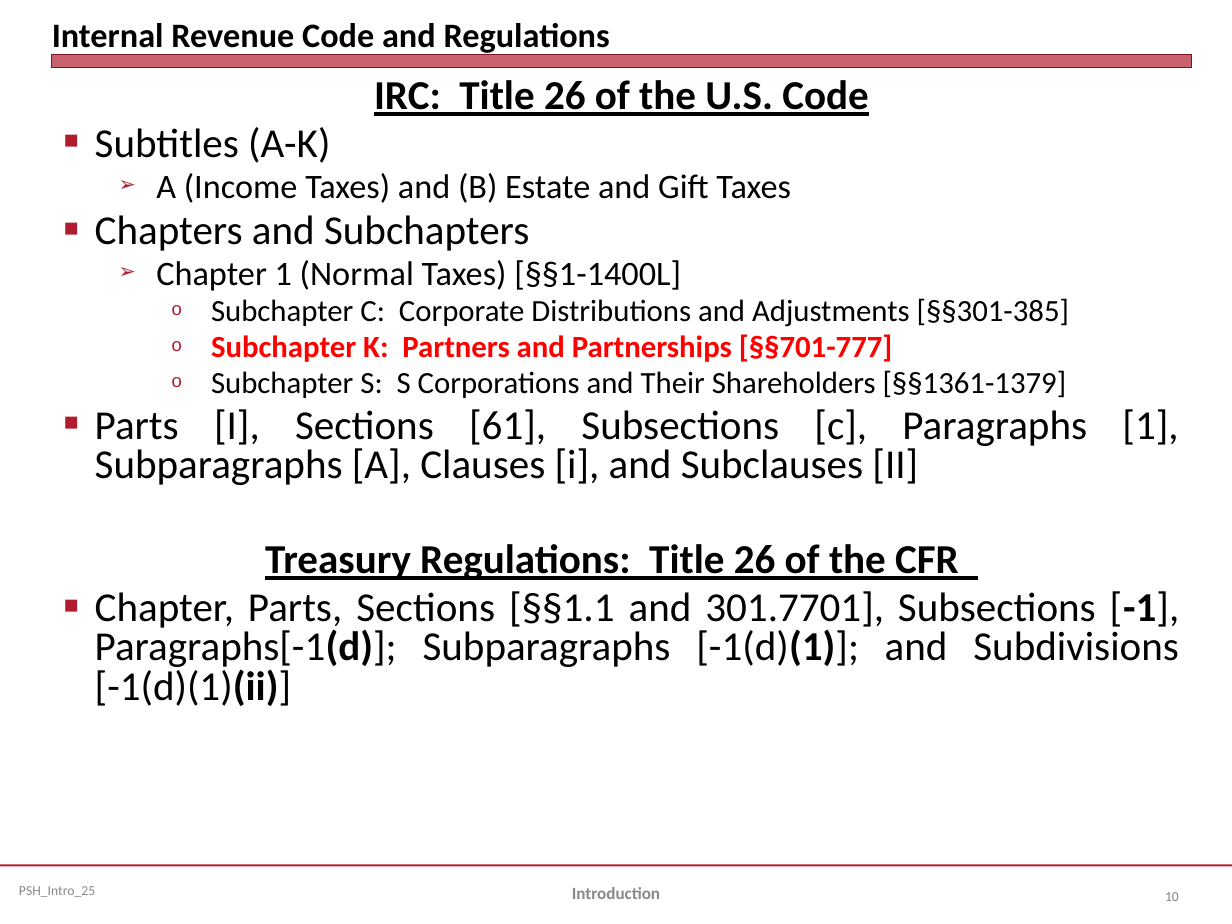
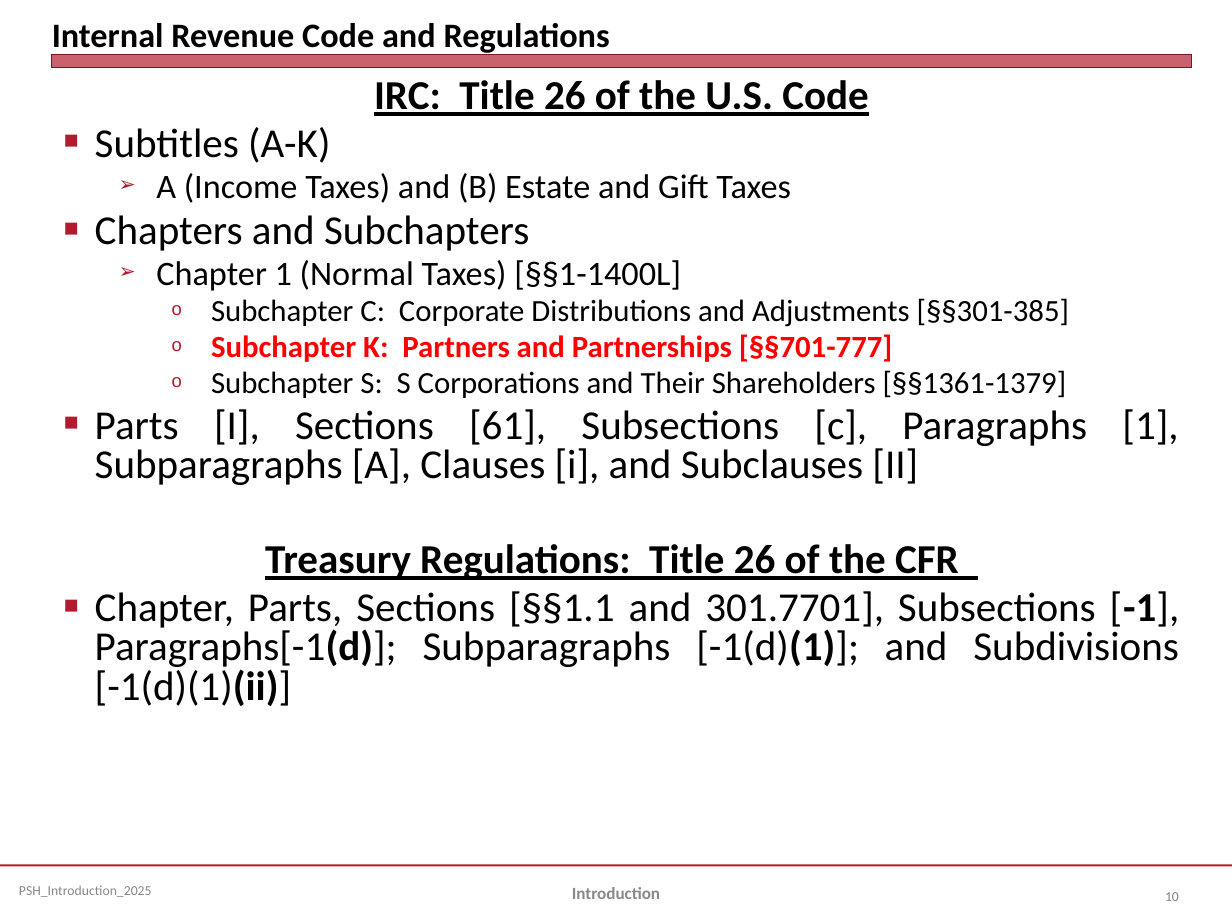
Before and after one commit to jmc877/Partnership-Tax, a slide deck: slide 10 of slides/PSH_Introduction_2025.pptx. Drawn at 1232x924 pixels with LibreOffice and Linux fonts; fonts in the diff are those of the drawing. Boxes give left, top, right and bottom in pixels: in the first picture for what was removed or moved away, otherwise in the second. Text is boxed around its words. In the diff, an @@ line names an element or a change of style, - is before the commit and + after.

```diff
--- a/slides/PSH_Introduction_2025.pptx
+++ b/slides/PSH_Introduction_2025.pptx
@@ text at (19,885,152,897): text changed @@
-PSH_Intro_25
+PSH_Introduction_2025
```
Also in this commit, not shown: 23 other slides changed, 39 other files.
